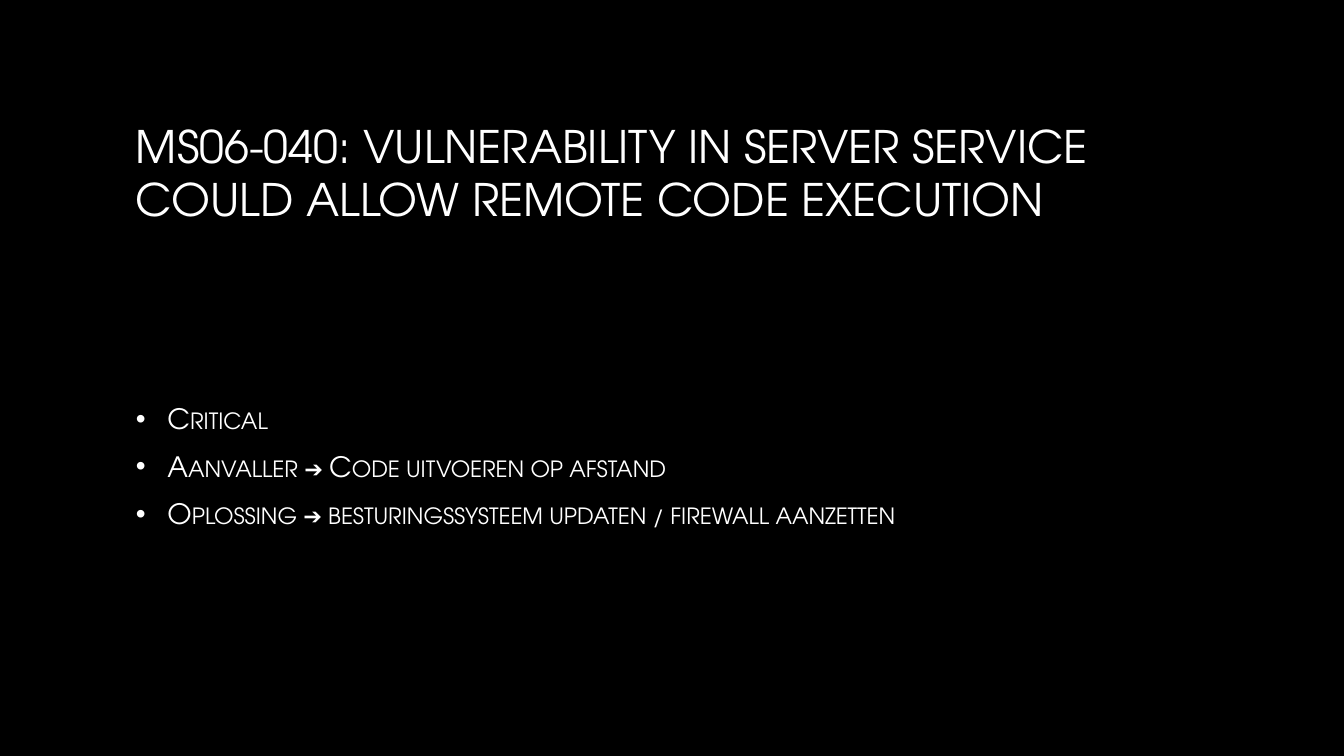
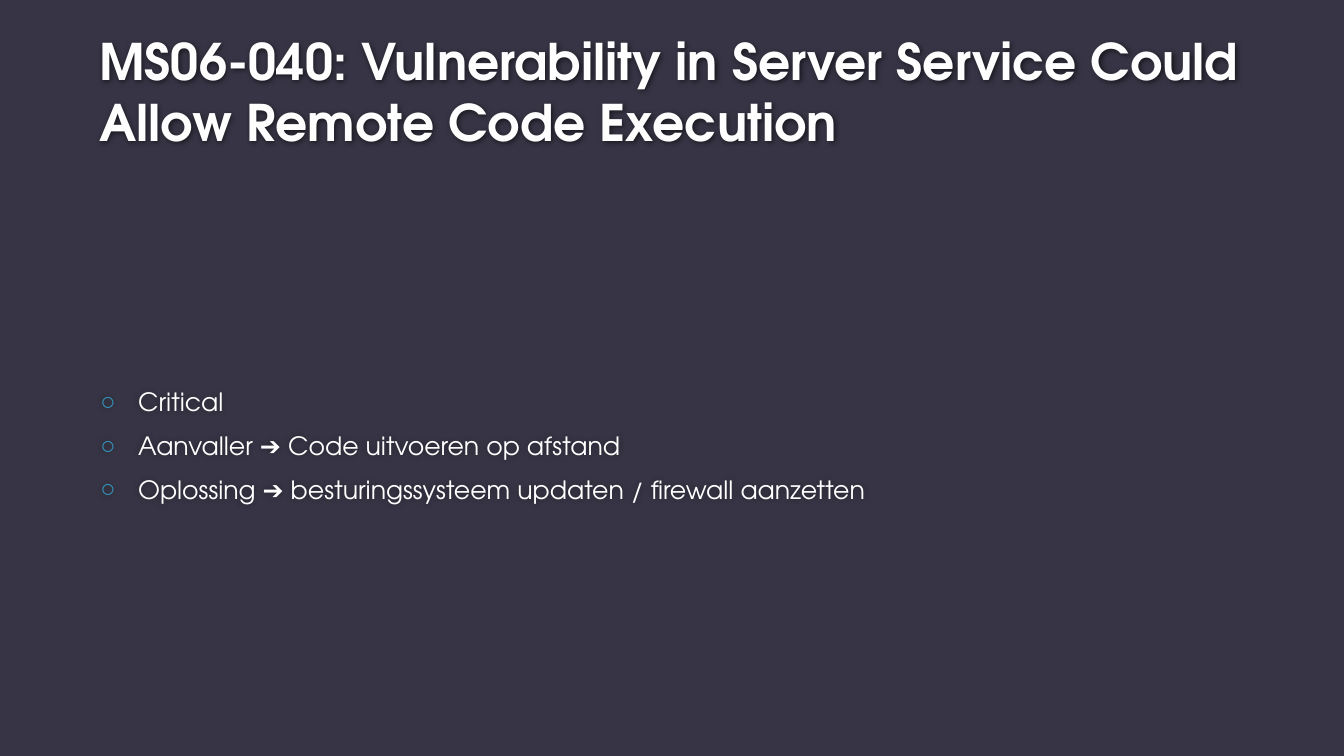
Before and after one commit to Bramelvix/Basic-Security, a slide deck: slide 6 of Opdracht BasicSecurity Systems&Networks aspect/presentatieBS.pptx. Drawn at 1344x756 pixels with LibreOffice and Linux fonts; fonts in the diff are those of the drawing; background and template pictures are left out. Boxes give left, top, right and bottom in pixels: in the first picture for what was removed or moved away, otherwise in the second. Text is boxed around its words. In the diff, an @@ line names an element or a change of style, - is before the commit and + after.

Commit message:
change theme pp

```diff
--- a/Opdracht BasicSecurity Systems&Networks aspect/presentatieBS.pptx
+++ b/Opdracht BasicSecurity Systems&Networks aspect/presentatieBS.pptx
@@ background picture (left out) to #373545 @@
@@ title "MS06-040: Vulnerability in Server Service ..." at (x1=99, y1=41, x2=1238, y2=142): vertical alignment middle to bottom @@
@@ title at (x1=99, y1=41, x2=1238, y2=142): text changed; size 32 to 36 pt; text colour gradient #FFFFFF to #A6A6A6 to #FEFEFE; bold on @@
-MS06-040: VULNERABILITY IN SERVER SERVICE COULD ALLOW REMOTE CODE EXECUTION
+MS06-040: Vulnerability in Server Service Could Allow Remote Code Execution
@@ text "Critical" moved from (x1=328, y1=460, x2=896, y2=525) to (x1=138, y1=392, x2=865, y2=505) @@
@@ text "Critical" at (x1=138, y1=392, x2=865, y2=505): size 20 to 18 pt, text colour gradient #FFFFFF to #BFBFBF to #FFFFFF, small capitals off; bullet • to ○; bullet colour #FFFFFF to #3494BA @@
```
Also in this commit, not shown: 18 other slides changed.
